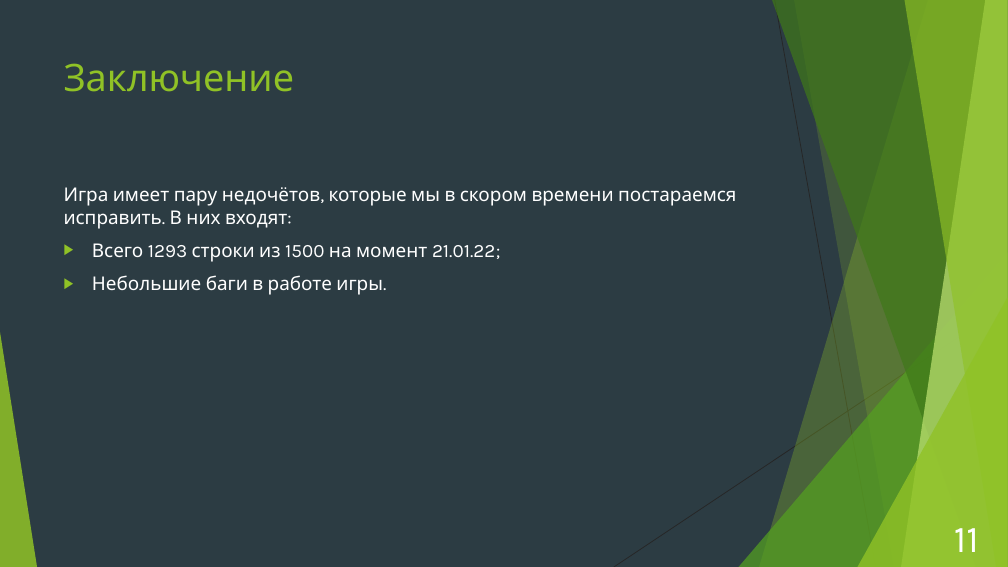
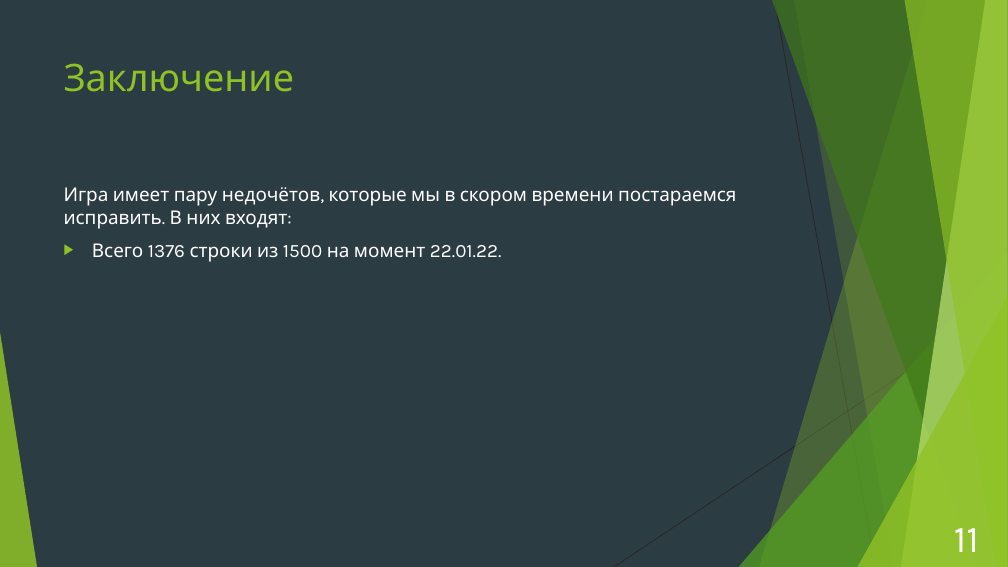
Before and after one commit to andrei-229/sokoban, a slide deck: slide 11 of Проект «Sokoban™».pptx (slide 12 before the commit). Drawn at 1008x567 pixels with LibreOffice and Linux fonts; fonts in the diff are those of the drawing. Boxes give left, top, right and bottom in pixels: in the first picture for what was removed or moved away, otherwise in the second. Text is boxed around its words. In the diff, an @@ line names an element or a change of style, - is before the commit and + after.

```diff
--- a/Проект «Sokoban™».pptx
+++ b/Проект «Sokoban™».pptx
@@ text at [92, 243, 501, 262]: text changed @@
-▶ Всего 1293 строки из 1500 на момент 21.01.22;
-▶ Небольшие баги в работе игры.
+▶ Всего 1376 строки из 1500 на момент 22.01.22.
```
Also in this commit, not shown: 1 slide removed.
